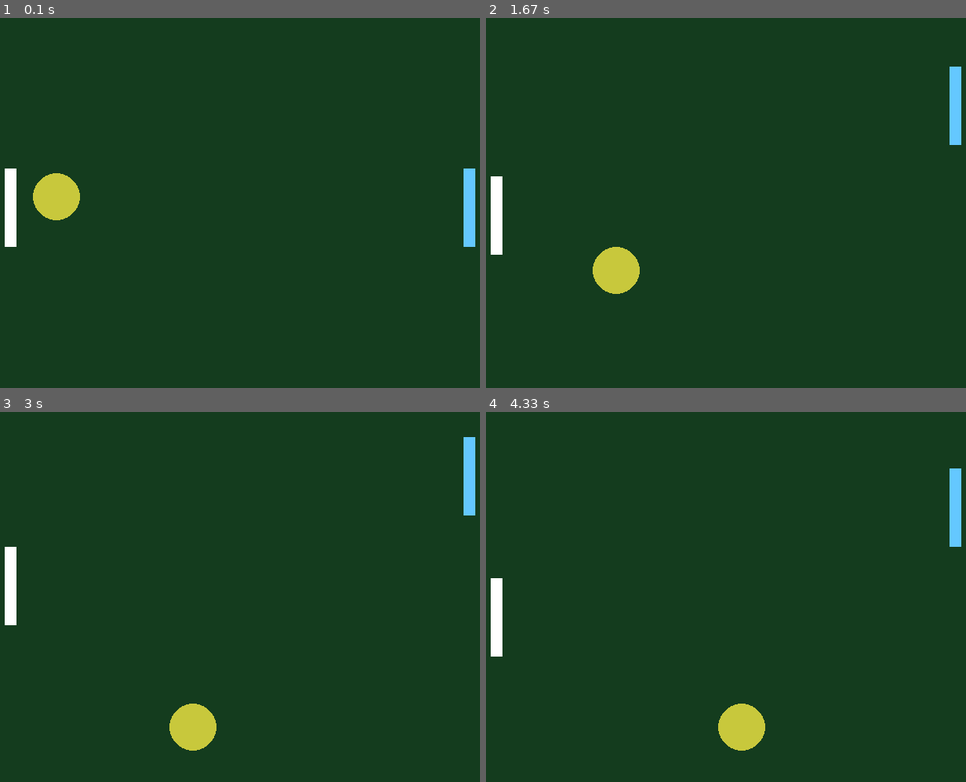
Above: before the commit, frames 1-4 (two rows, left to right).
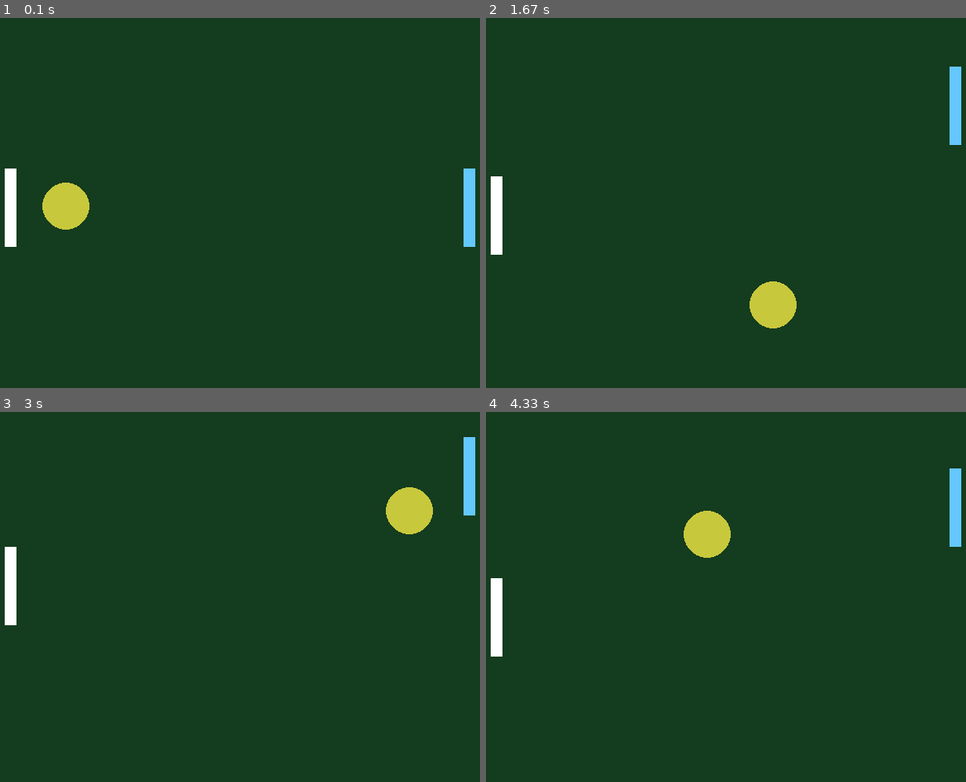
Above: after the commit, the same moments.

Repository: jvnusrg/pygame-practice
Game: pygame game, started from pong.py
Same seed, same stepped clock (60 frames per second), same inputs: the game is played once before the commit and once after it.
Inputs:
- Up to frame 1 (0.1 s): no input
- Up to frame 2 (1.67 s): hold Up 0.33-0.8 s; hold Down 0.83-1.13 s; hold S 0.83-1.13 s; hold Up 1.17-1.53 s; hold W 1.17-1.53 s; hold Down from 1.57 s (still down); hold S from 1.57 s (still down)
- Up to frame 3 (3 s): release Down at 1.93 s; release S at 1.93 s; hold Up 1.97-2.27 s; hold W 1.97-2.27 s; hold Down 2.3-2.6 s; hold S 2.3-2.6 s; hold Up from 2.63 s (still down); hold W from 2.63 s (still down)
- Up to frame 4 (4.33 s): release Up at 3 s; release W at 3 s; hold Down 3.03-3.4 s; hold S 3.03-3.4 s; hold Up 3.43-3.73 s; hold W 3.43-3.73 s; hold Down 3.77-4.07 s; hold S 3.77-4.07 s; hold Up from 4.1 s (still down); hold W from 4.1 s (still down)

The runs differ from the first frame. In frame 1, 0.7% of the frame differs, in the area x 6-19%, y 41-58%; in frame 2, 1.9%, in the area x 22-65%, y 61-84%; in frame 3, 1.9%; in frame 4, 1.9%.

Commit message:
Based working version of pong.

Diff:
--- a/pong.py
+++ b/pong.py
@@ -10,8 +10,8 @@
 y = 200
 width = 60
 height = 60
-speed_x = 1
-speed_y = 1
+speed_x = 3
+speed_y = 3
 
 paddle_x = 20
 paddle_y = 200
